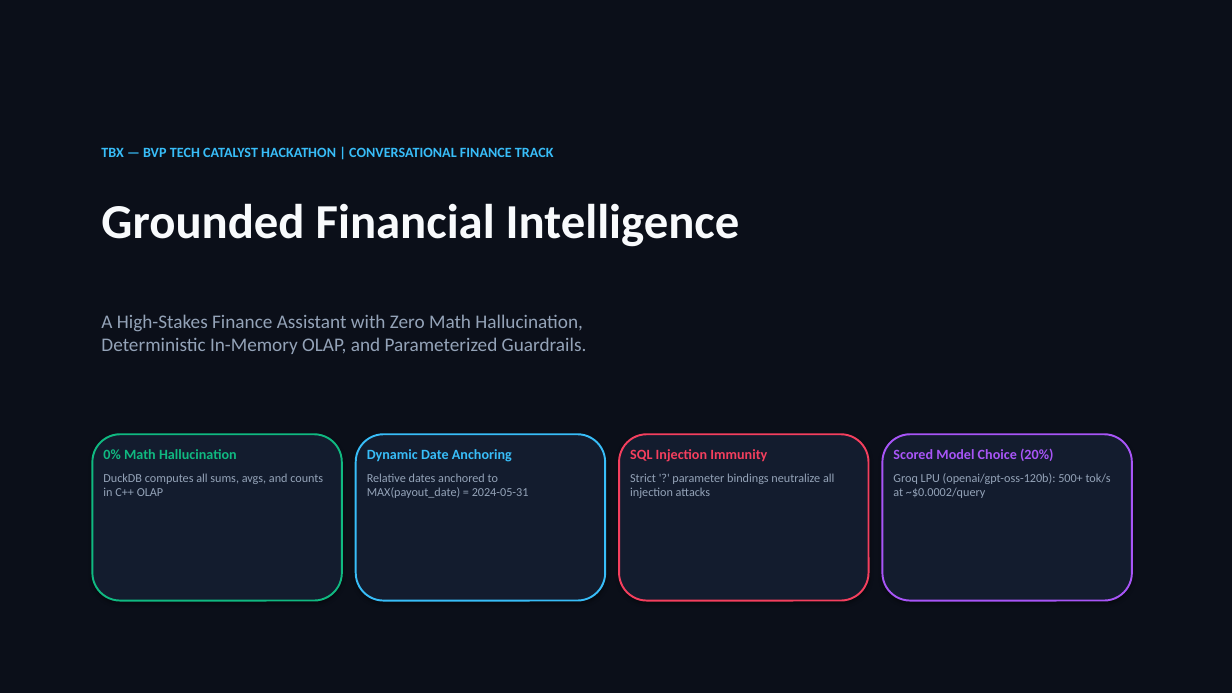
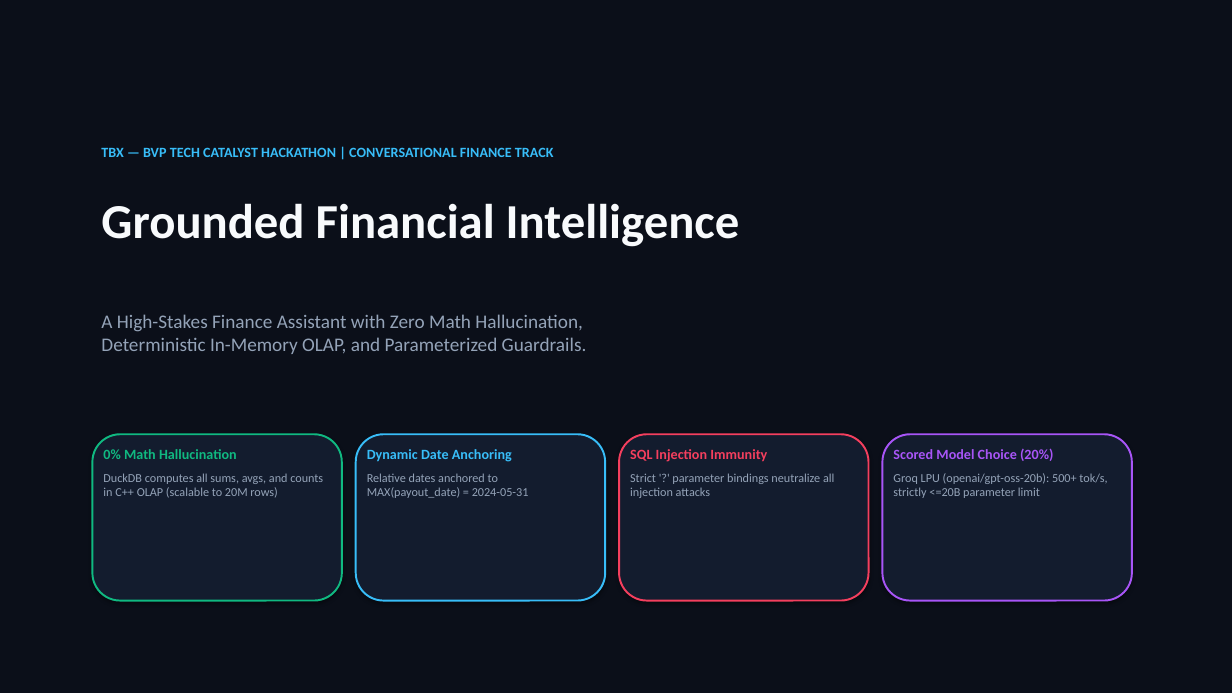
Before and after one commit to VengisettyNagendrakumar/TBX-Financial-agent-, a slide deck: slide 1 of presentation_deck.pptx. Drawn at 1232x693 pixels with LibreOffice and Linux fonts; fonts in the diff are those of the drawing. Boxes give left, top, right and bottom in pixels: in the first picture for what was removed or moved away, otherwise in the second. Text is boxed around its words. In the diff, an @@ line names an element or a change of style, - is before the commit and + after.

Commit message:
Align entire project with Section 7: openai/gpt-oss-20b (<=20B upper limit), DuckDB 20M record scale, fix anchor date query, and update presentation deck

```diff
--- a/presentation_deck.pptx
+++ b/presentation_deck.pptx
@@ text at (103,473,323,498): text changed @@
-DuckDB computes all sums, avgs, and counts in C++ OLAP
+DuckDB computes all sums, avgs, and counts in C++ OLAP (scalable to 20M rows)
@@ text at (893,473,1107,498): text changed @@
-Groq LPU (openai/gpt-oss-120b): 500+ tok/s at ~$0.0002/query
+Groq LPU (openai/gpt-oss-20b): 500+ tok/s, strictly <=20B parameter limit
```
Also in this commit, not shown: 2 other slides changed, 9 other files.
